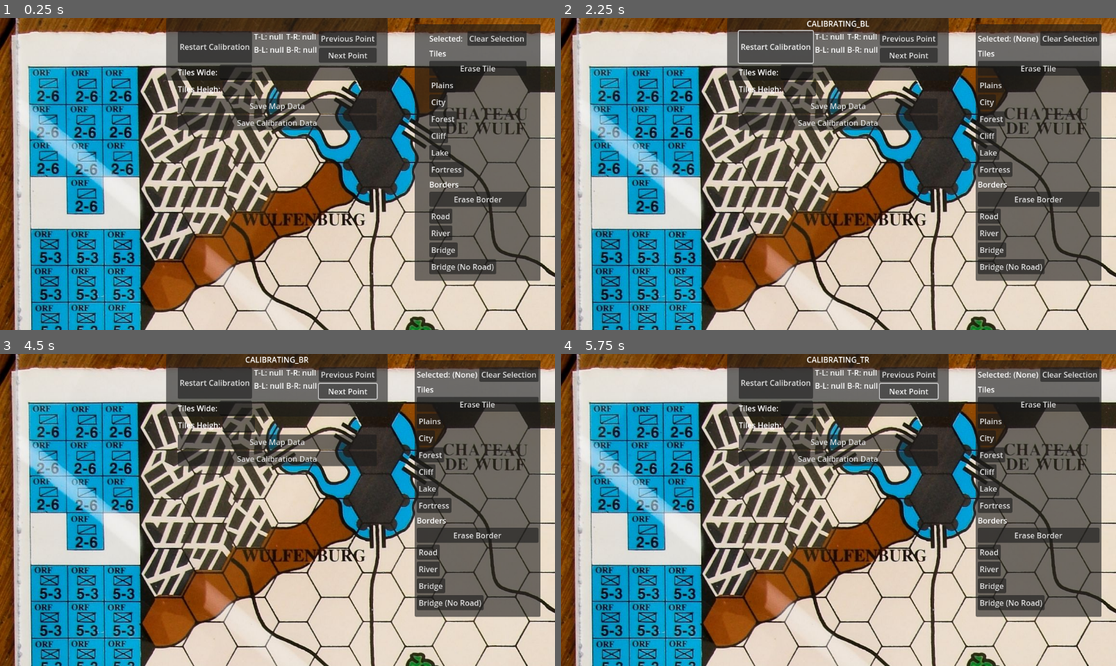
Above: before the commit, frames 1-4 (two rows, left to right).
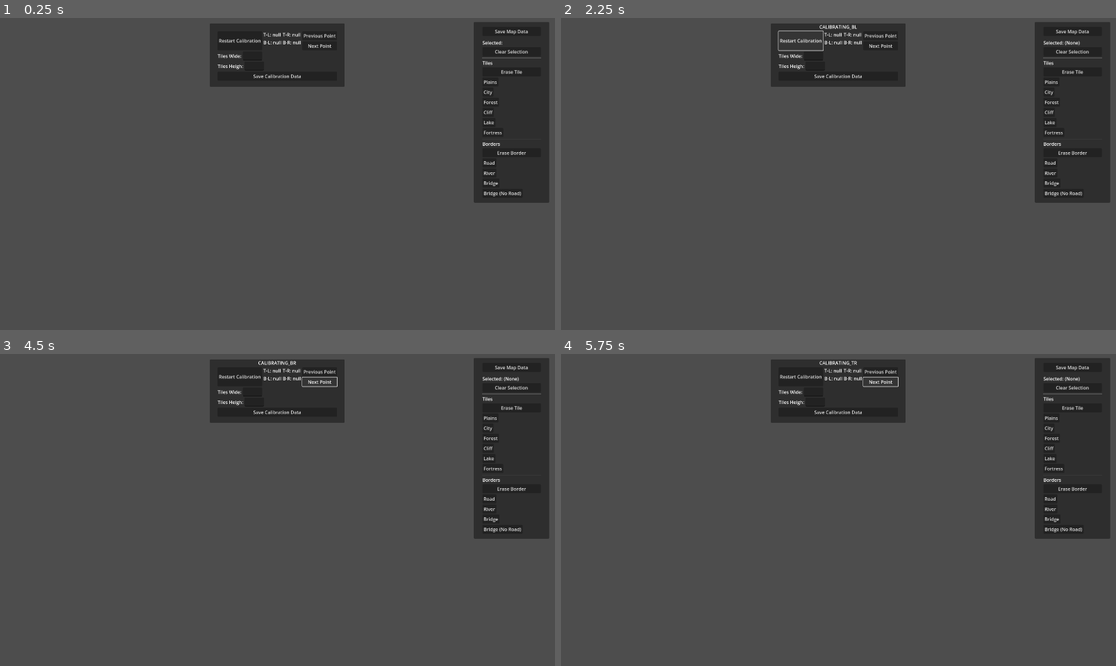
Above: after the commit, the same moments.

Repository: Jayjader/WarOfTheDukes
Game: Godot game, scene res://board_root.tscn
Same seed, same stepped clock (60 frames per second), same inputs: the game is played once before the commit and once after it.
Inputs:
- Up to frame 1 (0.25 s): no input
- Up to frame 2 (2.25 s): click "Save Map Data" at 0.5 s; click "Clear Selection" at 1.25 s; click "Restart Calibration" at 2 s
- Up to frame 3 (4.5 s): click "Restart Calibration" at 2.75 s; click "Restart Calibration" at 3.5 s; click "Next Point" at 4.25 s
- Up to frame 4 (5.75 s): click "Next Point" at 5 s

The runs differ from the first frame. In frame 1, 92% of the frame differs, in the area x 0-100%, y 0-100%; in frame 2, 92%; in frame 3, 91%; in frame 4, 91%.

Commit message:
extract save/load map data to own node
bump resolution to 1920x1080

Diff:
--- a/BoardRoot.gd
+++ b/BoardRoot.gd
@@ -1,15 +1,22 @@
 extends Node2D
 
-@export var editing: bool = false:
+var in_tree = false
+@export var editing: bool:
 	set(value):
 		print_debug("toggling editing to %s" % value)
 		editing = value
+		if in_tree:
+			$Background.set_self_modulate(Color.WHITE if editing else Color.TRANSPARENT)
+			$UIRoot/Calibration.set_visible(editing)
+			$UIRoot/Palette.set_visible(editing)
 
-var tiles: Dictionary = {}
+var data = { map = null }
 
+signal data_load_requested
 # Called when the node enters the scene tree for the first time.
 func _ready():
-	pass # Replace with function body.
+	in_tree = true
+	data_load_requested.emit()
 
 
 # Called every frame. 'delta' is the elapsed time since the previous frame.
@@ -30,3 +37,20 @@
 
 func toggle_editing(new_value: bool):
 	editing = new_value
+
+func finish_editing(new_map):
+	var new_data = { map = new_map }
+	new_data.merge(data)
+	data = new_data
+
+func _on_map_data_load(new_map):
+	var new_data = { map = new_map }
+	new_data.merge(data)
+	data = new_data
+
+	$Background/TileOverlay.map_data = new_map.duplicate()
+
+
+signal data_saved(map_data)
+func _on_map_data_save():
+	data_saved.emit(data.map)
--- /dev/null
+++ b/MapDataSaveLoad.gd
@@ -0,0 +1,20 @@
+extends Node
+
+signal data_saved
+signal data_loaded(new_data)
+
+func save_data(data):
+	var file = FileAccess.open("./map.data", FileAccess.WRITE)
+	file.store_var(data)
+	data_saved.emit()
+
+func load_data():
+	var file = FileAccess.open("./map.data", FileAccess.READ)
+	if file == null:
+		return null
+	var data = file.get_var()
+	if data.get("tiles") == null:
+		data.tiles = {}
+	if data.get("borders") == null:
+		data.borders = {}
+	data_loaded.emit(data)
--- a/TileOverlay.gd
+++ b/TileOverlay.gd
@@ -14,8 +14,8 @@
 
 var Util = preload("res://util.gd")
 
-var tiles = {}
-var borders = {}
+@export var map_data = { tiles = {}, borders = {} }
+
 var tiles_origin = Vector2i(0,0)
 
 enum UIMode {
@@ -60,6 +60,7 @@
 		var new_state = {mode=UIMode.PAINTING_TILES if is_tile else UIMode.PAINTING_BORDERS, selection=selection}
 		new_state.merge(state)
 		state = new_state
+
 func start_calibration():
 	state = {mode=UIMode.CALIBRATING_BL, bottom_left=null, hover=null}
 func choose_bl(new_bl: Vector2):
@@ -141,15 +142,15 @@
 
 func paint_tile(position_in_axial: Vector2i, kind: String):
 	if kind == "erase-tile":
-		tiles.erase(position_in_axial)
+		map_data.tiles.erase(position_in_axial)
 	else:
-		tiles[position_in_axial] = kind
+		map_data.tiles[position_in_axial] = kind
 	queue_redraw()
 func paint_border(position_in_axial: Vector2, kind: String):
 	if kind == "erase-border":
-		borders.erase(position_in_axial)
+		map_data.borders.erase(position_in_axial)
 	else:
-		borders[position_in_axial] = kind
+		map_data.borders[position_in_axial] = kind
 func paint_selected_border():
 	var hovered = state.hover
 	var origin = state.origin_in_world_coordinates
@@ -162,18 +163,10 @@
 
 	paint_border(border_center_in_axial, state.selection)
 
-func save_data(data={tiles=tiles,borders=borders}):
-	var file = FileAccess.open("./map.data", FileAccess.WRITE)
-	file.store_var(data)
-
-func load_data():
-	var file = FileAccess.open("./map.data", FileAccess.READ)
-	if file == null:
-		return null
-	return file.get_var()
+
 
 func new_origin(origin: Vector2i):
-	tiles.clear()
+	map_data.tiles.clear()
 	tiles_origin = Vector2i(origin)
 	emit_signal("origin_set", origin)
 	print_debug(
@@ -183,13 +176,6 @@
 
 # Called when the node enters the scene tree for the first time.
 func _ready():
-	var data = load_data()
-	print_debug("loaded: %s"%data)
-	if data != null:
-		tiles = data.get("tiles")
-		borders = data.get("borders")
-		if borders == null:
-			borders = {}
 	var calib_data = load_calibration_data()
 	print_debug("calibration: %s"%calib_data)
 	if calib_data != null:
@@ -326,11 +312,10 @@
 		var origin = state.get("origin_in_world_coordinates")
 		var hex_size = state.get("hex_size")
 		if (origin != null) and (hex_size != null):
-			for tile in tiles:
-				fill_hex(Util.hex_coords_to_pixel(tile, hex_size) + origin, hex_size, tiles[tile])
-			for border_center in borders:
-				var kind = borders[border_center]
-				draw_border(kind, border_center, hex_size, origin)
+			for tile in map_data.tiles:
+				fill_hex(Util.hex_coords_to_pixel(tile, hex_size) + origin, hex_size, map_data.tiles[tile])
+			for border_center in map_data.borders:
+				draw_border(map_data.borders[border_center], border_center, hex_size, origin)
 			if hovered != null:
 				draw_hover(current_mode, hovered, origin, hex_size)
 
--- a/board_root.tscn
+++ b/board_root.tscn
@@ -1,15 +1,20 @@
-[gd_scene load_steps=6 format=3 uid="uid://bwst2xk4wn3l6"]
+[gd_scene load_steps=7 format=3 uid="uid://bwst2xk4wn3l6"]
 
 [ext_resource type="Script" path="res://BoardRoot.gd" id="1_r6u8w"]
 [ext_resource type="Texture2D" uid="uid://dgr4iw8ue00sq" path="res://docs/La guerre des ducs - Encart.jpg" id="2_w7llp"]
 [ext_resource type="Script" path="res://TileOverlay.gd" id="3_hyvcy"]
 [ext_resource type="Script" path="res://Direct.gd" id="4_q436x"]
 [ext_resource type="Script" path="res://Palette.gd" id="5_qxi0c"]
+[ext_resource type="Script" path="res://MapDataSaveLoad.gd" id="6_m1yso"]
 
 [node name="BoardRoot" type="Node2D"]
 script = ExtResource("1_r6u8w")
 
+[node name="MapDataSaveLoad" type="Node" parent="."]
+script = ExtResource("6_m1yso")
+
 [node name="Background" type="Sprite2D" parent="."]
+self_modulate = Color(1, 1, 1, 0)
 texture = ExtResource("2_w7llp")
 centered = false
 
@@ -21,12 +26,13 @@
 grow_horizontal = 2
 grow_vertical = 2
 script = ExtResource("3_hyvcy")
+map_data = {}
 
 [node name="UIRoot" type="Control" parent="."]
 layout_mode = 3
 anchors_preset = 0
-offset_right = 1150.0
-offset_bottom = 645.0
+offset_right = 1918.0
+offset_bottom = 1076.0
 mouse_filter = 2
 
 [node name="Calibration" type="Panel" parent="UIRoot"]
@@ -34,7 +40,10 @@
 anchors_preset = -1
 anchor_left = 0.3
 anchor_right = 0.7
-offset_bottom = 130.0
+offset_left = 150.6
+offset_top = 19.0
+offset_right = -150.6
+offset_bottom = 238.0
 grow_horizontal = 2
 
 [node name="EditControls" type="VBoxContainer" parent="UIRoot/Calibration"]
@@ -120,20 +129,16 @@
 [node name="TilesHeigh" type="LineEdit" parent="UIRoot/Calibration/EditControls/TilesHeighControls"]
 layout_mode = 2
 
-[node name="SaveMapData" type="Button" parent="UIRoot/Calibration/EditControls"]
-layout_mode = 2
-text = "Save Map Data"
-
 [node name="SaveCalibrationData" type="Button" parent="UIRoot/Calibration/EditControls"]
 layout_mode = 2
 text = "Save Calibration Data"
 
 [node name="Palette" type="Panel" parent="UIRoot"]
 layout_mode = 0
-offset_left = 861.0
-offset_top = 13.0
-offset_right = 1122.0
-offset_bottom = 546.0
+offset_left = 1639.0
+offset_top = 14.0
+offset_right = 1900.0
+offset_bottom = 639.0
 script = ExtResource("5_qxi0c")
 items = Array[String](["Plains", "City", "Forest", "Cliff", "Lake", "Fortress"])
 borders = Array[String](["Road", "River", "Bridge", "Bridge (No Road)"])
@@ -152,6 +157,13 @@
 grow_horizontal = 2
 grow_vertical = 2
 
+[node name="SaveMapData" type="Button" parent="UIRoot/Palette/Items"]
+layout_mode = 2
+text = "Save Map Data"
+
+[node name="HSeparator" type="HSeparator" parent="UIRoot/Palette/Items"]
+layout_mode = 2
+
 [node name="Title" type="HBoxContainer" parent="UIRoot/Palette/Items"]
 layout_mode = 2
 
@@ -162,10 +174,13 @@
 [node name="Selected" type="Label" parent="UIRoot/Palette/Items/Title"]
 layout_mode = 2
 
-[node name="Button" type="Button" parent="UIRoot/Palette/Items/Title"]
+[node name="Button" type="Button" parent="UIRoot/Palette/Items"]
 layout_mode = 2
 text = "Clear Selection"
 
+[node name="HSeparator2" type="HSeparator" parent="UIRoot/Palette/Items"]
+layout_mode = 2
+
 [node name="Tiles" type="VBoxContainer" parent="UIRoot/Palette/Items"]
 layout_mode = 2
 
@@ -177,6 +192,9 @@
 layout_mode = 2
 text = "Erase Tile"
 
+[node name="HSeparator3" type="HSeparator" parent="UIRoot/Palette/Items"]
+layout_mode = 2
+
 [node name="Borders" type="VBoxContainer" parent="UIRoot/Palette/Items"]
 layout_mode = 2
 
@@ -188,6 +206,9 @@
 layout_mode = 2
 text = "Erase Border"
 
+[connection signal="data_load_requested" from="." to="MapDataSaveLoad" method="load_data"]
+[connection signal="data_saved" from="." to="MapDataSaveLoad" method="save_data"]
+[connection signal="data_loaded" from="MapDataSaveLoad" to="." method="_on_map_data_load"]
 [connection signal="bl_set" from="Background/TileOverlay" to="UIRoot/Calibration/EditControls/OriginControls/Direct" method="on_bl_set"]
 [connection signal="br_set" from="Background/TileOverlay" to="UIRoot/Calibration/EditControls/OriginControls/Direct" method="on_br_set"]
 [connection signal="calibration_mode_entered" from="Background/TileOverlay" to="UIRoot/Calibration/EditControls/OriginControls/CalibrationMode" method="set_text"]
@@ -198,11 +219,11 @@
 [connection signal="pressed" from="UIRoot/Calibration/EditControls/OriginControls/Direct/PrevNextPoint/Next" to="Background/TileOverlay" method="next_calibration_step"]
 [connection signal="text_changed" from="UIRoot/Calibration/EditControls/TilesWideControls/TilesWide" to="Background/TileOverlay" method="choose_tiles_wide"]
 [connection signal="text_changed" from="UIRoot/Calibration/EditControls/TilesHeighControls/TilesHeigh" to="Background/TileOverlay" method="choose_tiles_heigh"]
-[connection signal="pressed" from="UIRoot/Calibration/EditControls/SaveMapData" to="Background/TileOverlay" method="save_data"]
 [connection signal="pressed" from="UIRoot/Calibration/EditControls/SaveCalibrationData" to="Background/TileOverlay" method="save_calibration_data"]
 [connection signal="palette_border_selected" from="UIRoot/Palette" to="Background/TileOverlay" method="change_paint_selection" binds= [false]]
 [connection signal="palette_selection_cleared" from="UIRoot/Palette" to="Background/TileOverlay" method="change_paint_selection" binds= [""]]
 [connection signal="palette_tile_selected" from="UIRoot/Palette" to="Background/TileOverlay" method="change_paint_selection"]
-[connection signal="pressed" from="UIRoot/Palette/Items/Title/Button" to="UIRoot/Palette" method="clear_selection"]
+[connection signal="pressed" from="UIRoot/Palette/Items/SaveMapData" to="." method="_on_map_data_save"]
+[connection signal="pressed" from="UIRoot/Palette/Items/Button" to="UIRoot/Palette" method="clear_selection"]
 [connection signal="pressed" from="UIRoot/Palette/Items/Tiles/Erase" to="UIRoot/Palette" method="change_selection" binds= ["erase-tile"]]
 [connection signal="pressed" from="UIRoot/Palette/Items/Borders/Erase" to="UIRoot/Palette" method="change_selection" binds= ["erase-border"]]
--- a/project.godot
+++ b/project.godot
@@ -15,6 +15,11 @@
 config/features=PackedStringArray("4.0")
 config/icon="res://icon.png"
 
+[display]
+
+window/size/viewport_width=1920
+window/size/viewport_height=1080
+
 [rendering]
 
 environment/defaults/default_environment="res://default_env.tres"
